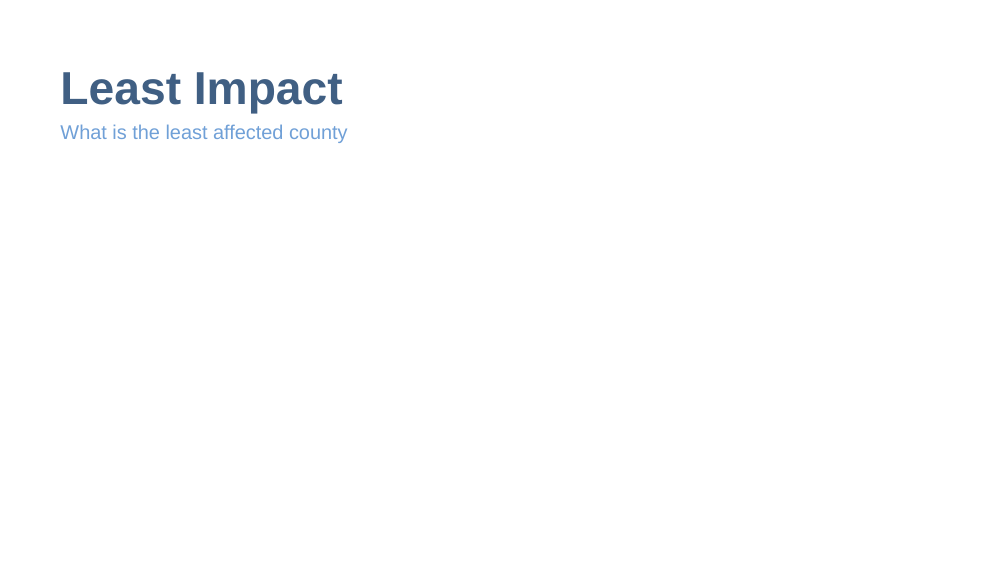
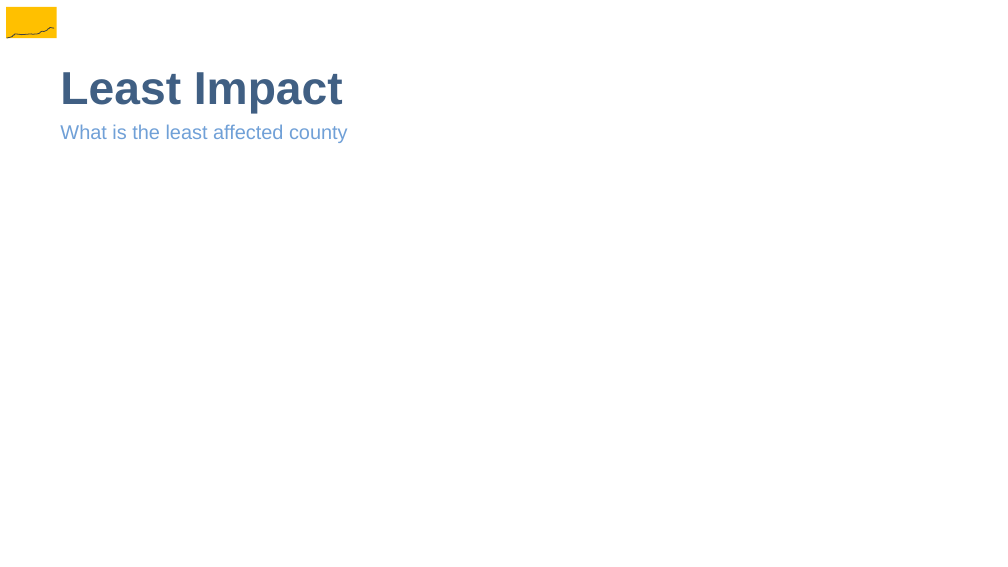
Before and after one commit to speedracer05/Covid_CalFresh, a slide deck: slide 6 of Presentation/Covid_CalFresh_v.01.pptx. Drawn at 1008x567 pixels with LibreOffice and Linux fonts; fonts in the diff are those of the drawing. Boxes give left, top, right and bottom in pixels: in the first picture for what was removed or moved away, otherwise in the second. Text is boxed around its words. In the diff, an @@ line names an element or a change of style, - is before the commit and + after.

```diff
--- a/Presentation/Covid_CalFresh_v.01.pptx
+++ b/Presentation/Covid_CalFresh_v.01.pptx
@@ rectangle added at (6, 7, 57, 39), fill #FFC000 @@
@@ freeform shape added at (7, 27, 54, 38), outline #404040 0.75 pt @@
```
Also in this commit, not shown: 2 other slides changed, 1 slide added, 1 slide removed, 1 other file.
